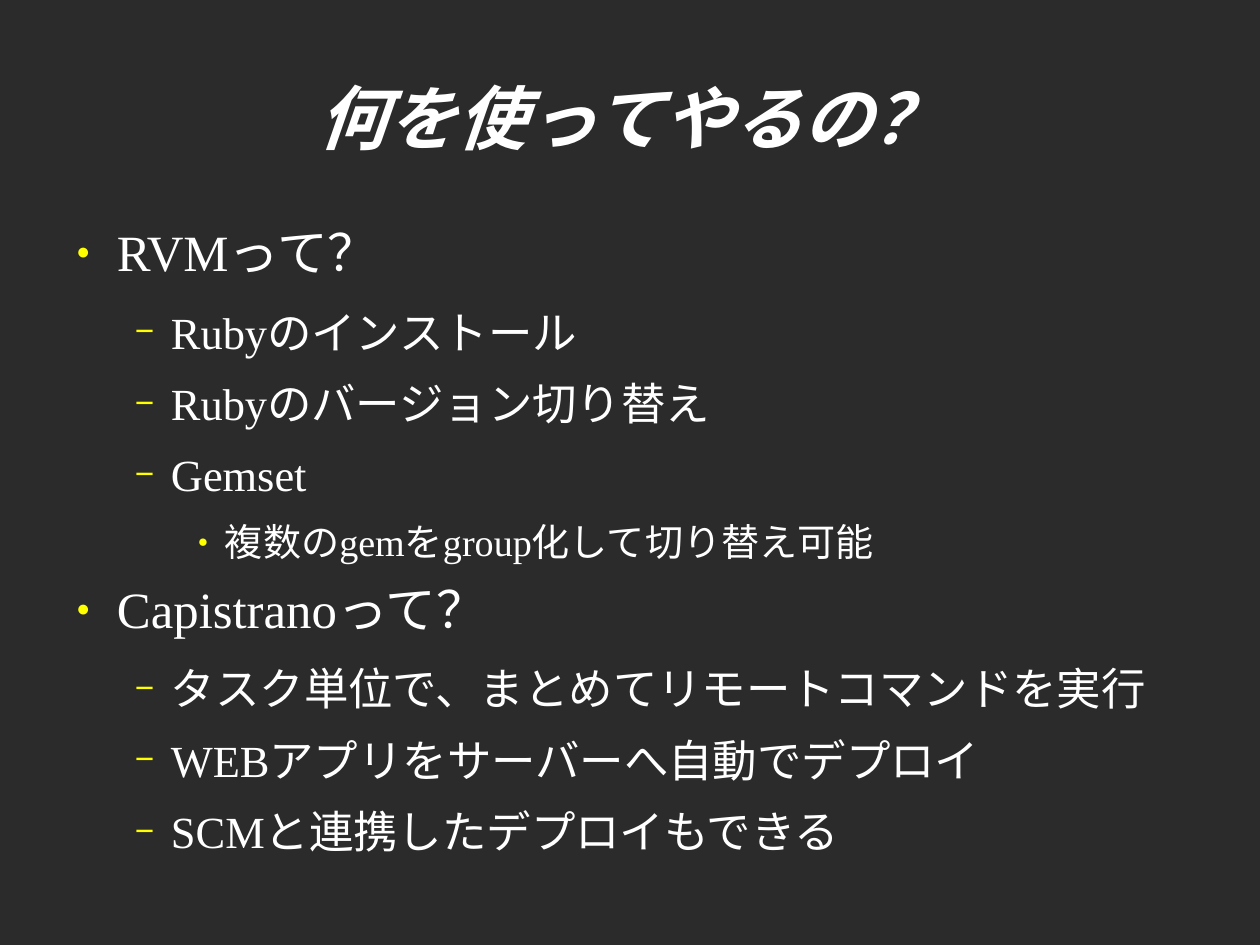
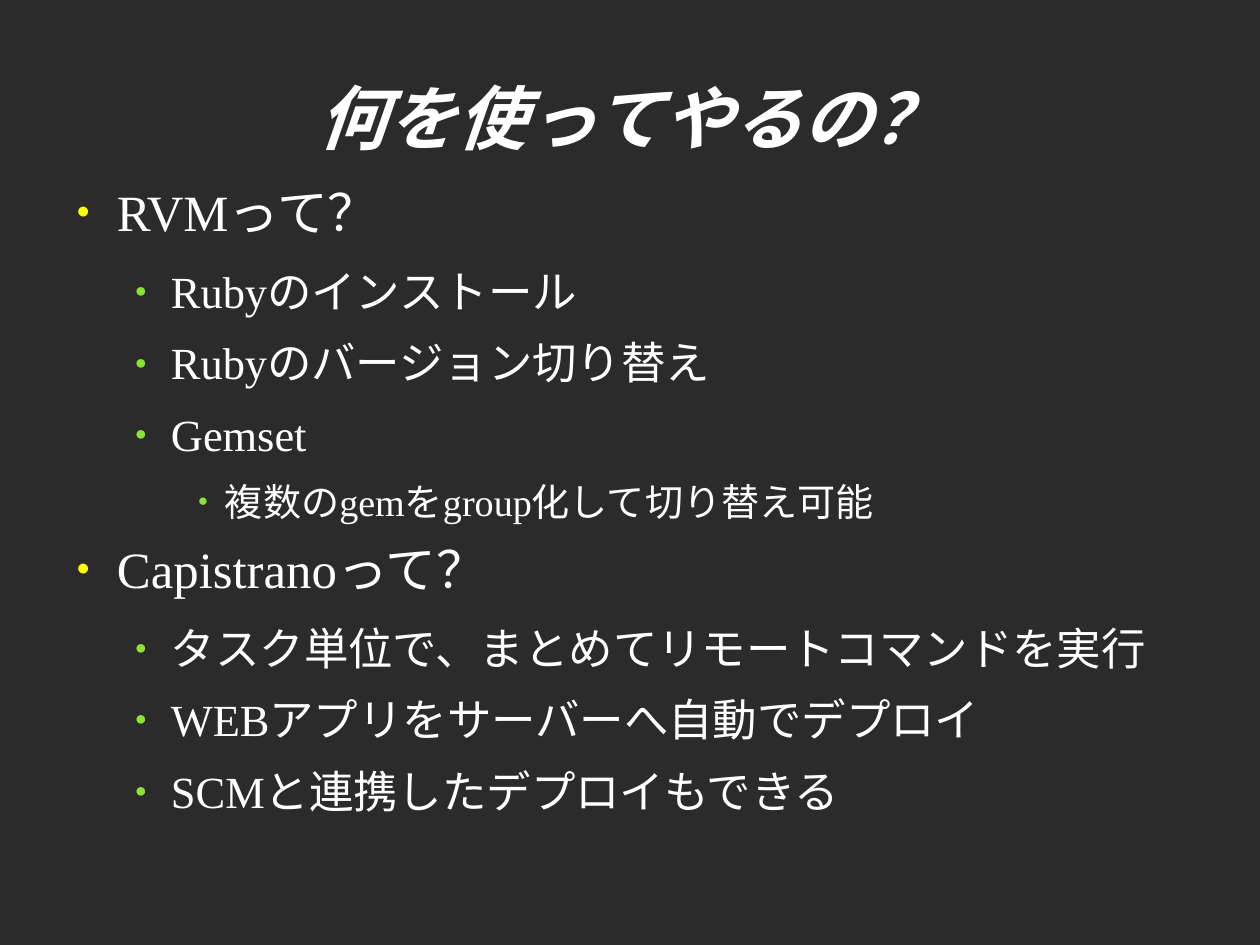
Before and after one commit to sendagayarb/mokmok_2012-05-28, a slide deck: slide 7 of fukajun/capistrano.odp (slide 3 before the commit). Drawn at 1260x945 pixels with LibreOffice and Linux fonts; fonts in the diff are those of the drawing; background and template pictures are left out; a plain dark background stands for a picture behind light text. Boxes give left, top, right and bottom in pixels: in the first picture for what was removed or moved away, otherwise in the second. Text is boxed around its words. In the diff, an @@ line names an element or a change of style, - is before the commit and + after.

```diff
--- a/fukajun/capistrano.odp
+++ b/fukajun/capistrano.odp
@@ text "RVMって？": place and size @@
-text "RVMって？" at [117,232,1146,852]
+text "RVMって？" at [117,192,1146,812]
@@ text at [171,273,1146,812]: bullet − to ●; bullet colour #FFFF00 to #8AE234 @@
```
Also in this commit, not shown: 15 other slides changed, 1 slide added, 1 slide removed.
